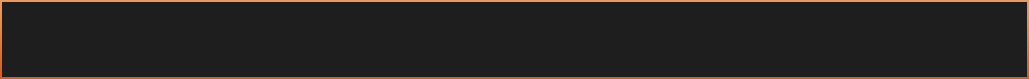
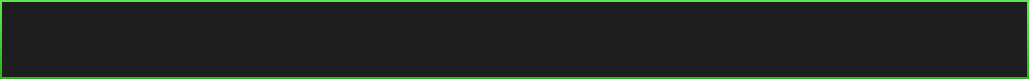
Before/after of a (1029, 79) layered artwork. What changed in the layer stack:
pixels changed over [0,0,1029,79] (layer not identified)
